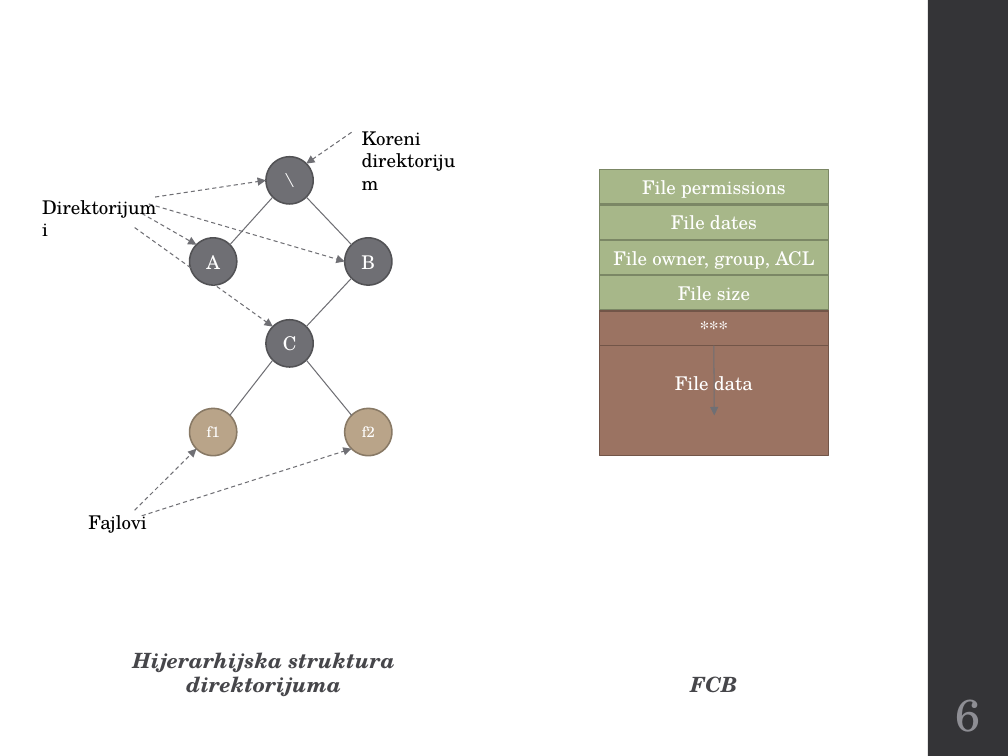
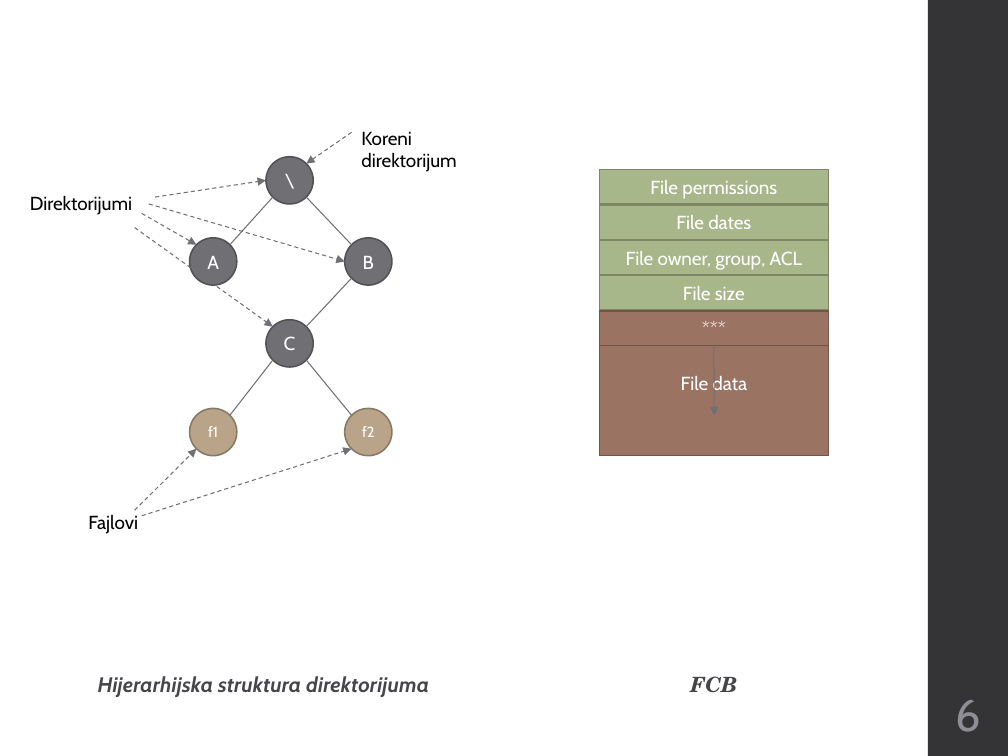
Before and after one commit to matejabogdanovic/University, a slide deck: slide 6 of Year3/Semester5/PPK/4-3_Fajl sistemi na operativnom sistemu Windows.pptx. Drawn at 1008x756 pixels with LibreOffice and Linux fonts; fonts in the diff are those of the drawing. Boxes give left, top, right and bottom in pixels: in the first picture for what was removed or moved away, otherwise in the second. Text is boxed around its words. In the diff, an @@ line names an element or a change of style, - is before the commit and + after.

```diff
--- a/Year3/Semester5/PPK/4-3_Fajl sistemi na operativnom sistemu Windows.pptx
+++ b/Year3/Semester5/PPK/4-3_Fajl sistemi na operativnom sistemu Windows.pptx
@@ font TeX Gyre Schola to Cabin in 17 elements at (x1=98, y1=676, x2=429, y2=697), (x1=956, y1=700, x2=981, y2=732), (x1=190, y1=238, x2=237, y2=285), (x1=345, y1=238, x2=392, y2=285), (x1=266, y1=320, x2=313, y2=367), (x1=190, y1=408, x2=237, y2=456), (x1=345, y1=408, x2=392, y2=456), (x1=600, y1=169, x2=829, y2=204), (x1=88, y1=515, x2=138, y2=534), (x1=600, y1=205, x2=829, y2=239), (x1=600, y1=240, x2=829, y2=274), (x1=600, y1=275, x2=829, y2=309), (x1=600, y1=311, x2=829, y2=456), (x1=30, y1=195, x2=132, y2=215), (x1=361, y1=131, x2=456, y2=172), (x1=266, y1=156, x2=313, y2=204), (x1=600, y1=311, x2=829, y2=346) @@
```
Also in this commit, not shown: 17 other slides changed, 1 other file.
